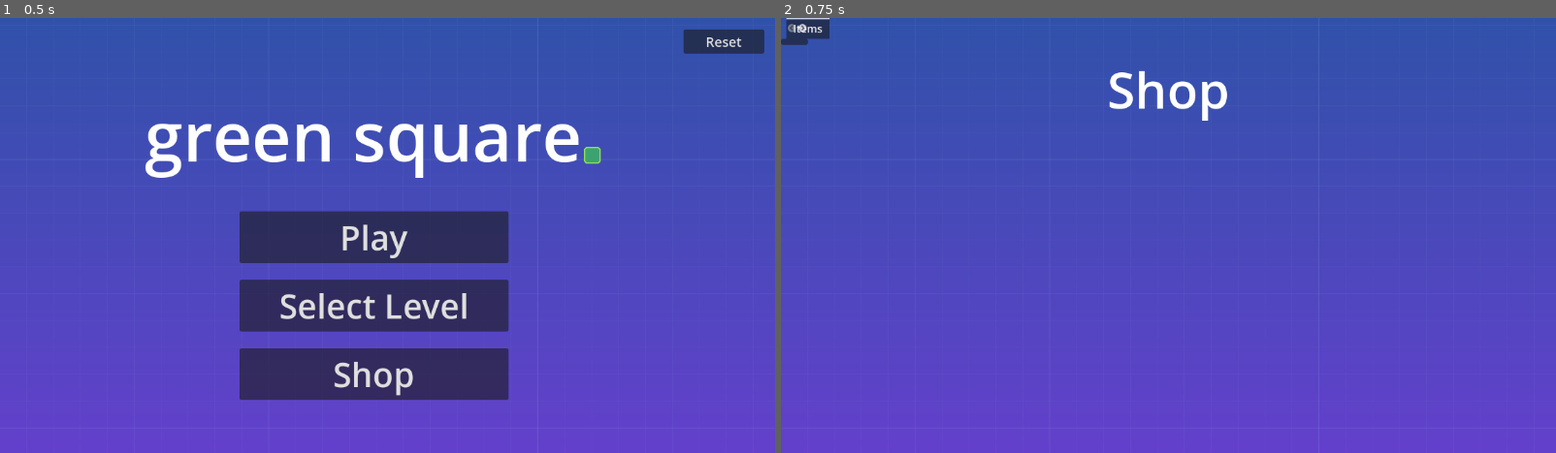
Above: before the commit, frames 1-2 (left to right).
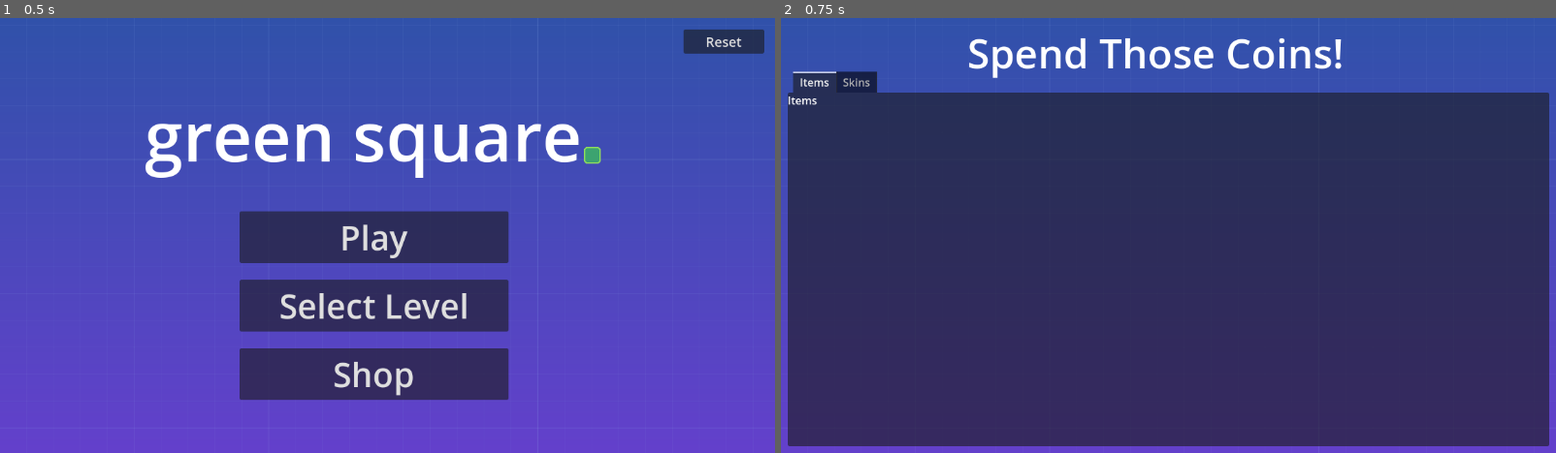
Above: after the commit, the same moments.

Repository: Aoshua/Geometric-2D-Platformer
Game: Godot game, scene res://src/ui/menus/main_menu.tscn
Two runs of this game, one before a commit and one after it. Both use one fixed random seed, a clock stepped at 60 frames per second and the inputs below. Sound files missing from this copy of the repository are replaced by a short silence.
Inputs:
- Up to frame 1 (0.5 s): no input
- Up to frame 2 (0.75 s): click "Shop" at 0.5 s

Frame 1 is identical in both runs. In frame 2, 82% of the frame differs, in the area x 0-100%, y 0-99%.
Error before the commit: Cannot call method 'get_children' on a null value. (res://src/ui/menus/level_select.gd:32)

Commit message:
#6 store tabs anchored

Diff:
--- /dev/null
+++ b/src/ui/menus/shop.gd
@@ -0,0 +1,16 @@
+extends CanvasLayer
+
+func _ready():
+	var header_height = $Header.size.y + 40 # 40 is arbitrary offset
+	var screen_size = get_viewport().get_visible_rect().size
+
+	# Set TabContainer position and size
+	$TabContainer.anchor_left = 0
+	$TabContainer.anchor_top = 0
+	$TabContainer.anchor_right = 1
+	$TabContainer.anchor_bottom = 1
+
+	$TabContainer.offset_left = 10
+	$TabContainer.offset_top = header_height
+	$TabContainer.offset_right = -10
+	$TabContainer.offset_bottom = -10
--- a/src/ui/menus/shop.tscn
+++ b/src/ui/menus/shop.tscn
@@ -1,13 +1,13 @@
 [gd_scene load_steps=4 format=3 uid="uid://edh5q37jsym4"]
 
-[ext_resource type="Script" path="res://src/ui/menus/level_select.gd" id="1_uf1rt"]
+[ext_resource type="Script" path="res://src/ui/menus/shop.gd" id="1_0tgnb"]
 [ext_resource type="Texture2D" uid="uid://b7n1ifr3tdfcc" path="res://assets/background.png" id="2_pyi5n"]
 
 [sub_resource type="Theme" id="Theme_hek2r"]
 default_font_size = 102
 
-[node name="LevelSelect" type="CanvasLayer"]
-script = ExtResource("1_uf1rt")
+[node name="Shop" type="CanvasLayer"]
+script = ExtResource("1_0tgnb")
 
 [node name="TextureRect" type="TextureRect" parent="."]
 offset_left = -105.0
@@ -18,17 +18,13 @@
 
 [node name="Header" type="Control" parent="."]
 layout_mode = 3
-anchors_preset = 8
+anchors_preset = 5
 anchor_left = 0.5
-anchor_top = 0.5
 anchor_right = 0.5
-anchor_bottom = 0.5
 offset_left = -20.0
-offset_top = -20.0
 offset_right = 20.0
-offset_bottom = 20.0
+offset_bottom = 40.0
 grow_horizontal = 2
-grow_vertical = 2
 
 [node name="ShopLabel" type="Label" parent="Header"]
 layout_mode = 1
@@ -37,24 +33,53 @@
 anchor_top = 0.5
 anchor_right = 0.5
 anchor_bottom = 0.5
-offset_left = -326.0
-offset_top = -270.0
-offset_right = 326.0
-offset_bottom = -130.0
+offset_left = -300.0
+offset_top = -10.0
+offset_right = 261.0
+offset_bottom = 73.0
 grow_horizontal = 2
 grow_vertical = 2
 theme = SubResource("Theme_hek2r")
-theme_override_font_sizes/font_size = 75
-text = "Shop"
+theme_override_font_sizes/font_size = 60
+text = "Spend Those Coins!"
 horizontal_alignment = 1
 
 [node name="TabContainer" type="TabContainer" parent="."]
-offset_right = 40.0
-offset_bottom = 40.0
+anchors_preset = 14
+anchor_top = 0.5
+anchor_right = 1.0
+anchor_bottom = 0.5
+offset_left = 15.0
+offset_top = -171.0
+offset_right = -15.0
+offset_bottom = 308.0
+grow_horizontal = 2
+grow_vertical = 2
 
 [node name="Items" type="VBoxContainer" parent="TabContainer"]
 layout_mode = 2
 
+[node name="TabTitle" type="Label" parent="TabContainer/Items"]
+layout_mode = 2
+text = "Items"
+
+[node name="ScrollContainer" type="ScrollContainer" parent="TabContainer/Items"]
+layout_mode = 2
+follow_focus = true
+vertical_scroll_mode = 0
+
+[node name="ItemsGrid" type="HBoxContainer" parent="TabContainer/Items/ScrollContainer"]
+layout_mode = 2
+
+[node name="ItemCard1" type="Control" parent="TabContainer/Items/ScrollContainer/ItemsGrid"]
+layout_mode = 2
+
+[node name="ItemName1" type="Label" parent="TabContainer/Items/ScrollContainer/ItemsGrid/ItemCard1"]
+layout_mode = 0
+offset_right = 40.0
+offset_bottom = 23.0
+text = "Shield"
+
 [node name="Skins" type="VBoxContainer" parent="TabContainer"]
 visible = false
 layout_mode = 2
